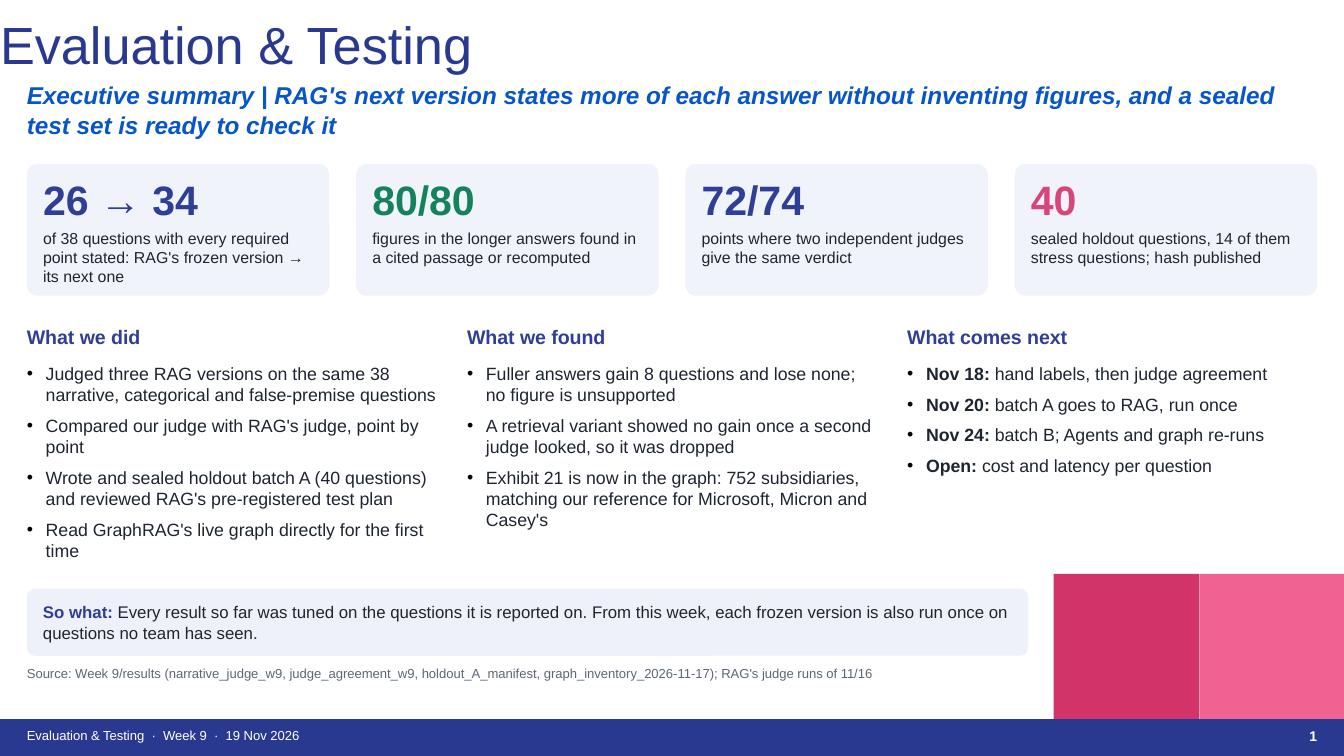
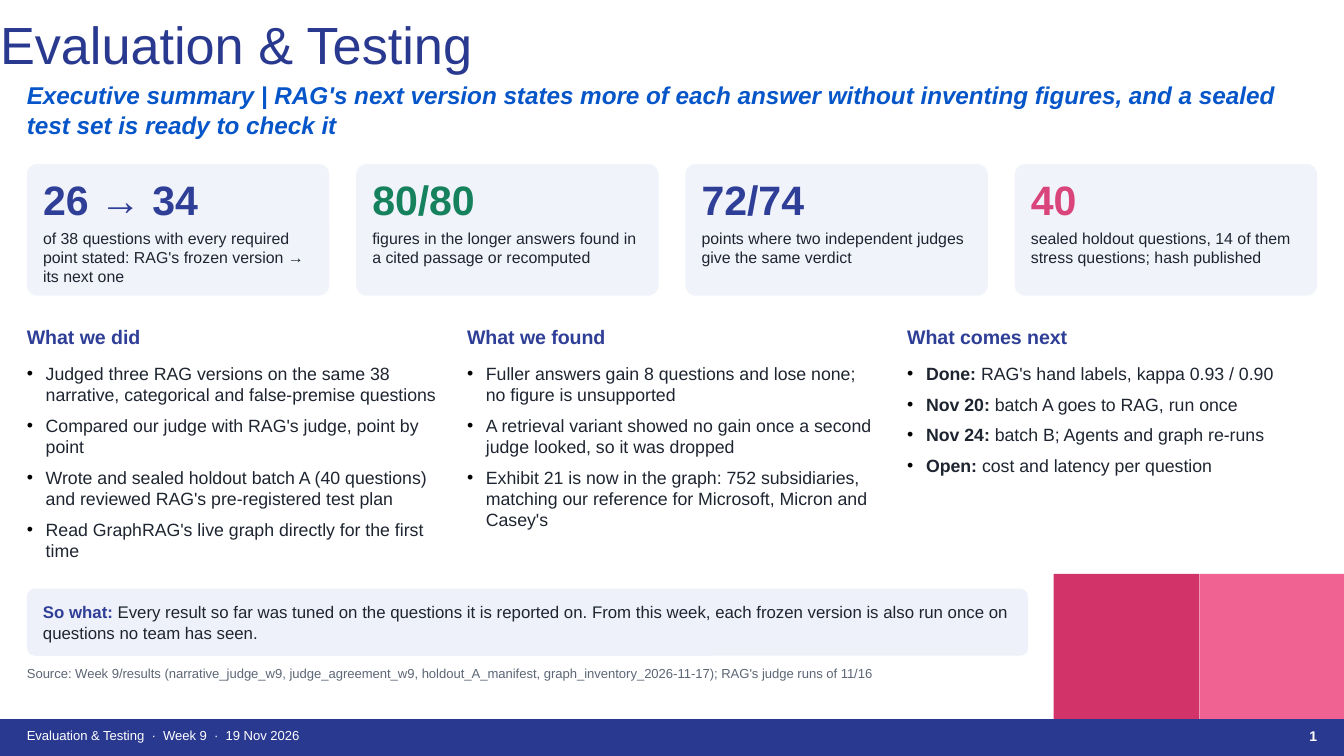
Before and after one commit to thomassong0604-oss/kpmg-eval, a slide deck: slide 1 of Week 9/deck/KPMG_Eval_Week9_11-19.pptx. Drawn at 1344x756 pixels with LibreOffice and Linux fonts; fonts in the diff are those of the drawing. Boxes give left, top, right and bottom in pixels: in the first picture for what was removed or moved away, otherwise in the second. Text is boxed around its words. In the diff, an @@ line names an element or a change of style, - is before the commit and + after.

```diff
--- a/Week 9/deck/KPMG_Eval_Week9_11-19.pptx
+++ b/Week 9/deck/KPMG_Eval_Week9_11-19.pptx
@@ text at [926,367,1273,384]: text changed @@
-• Nov 18: hand labels, then judge agreement
+• Done: RAG's hand labels, kappa 0.93 / 0.90
```
Also in this commit, not shown: 2 other slides changed, 3 other files.
